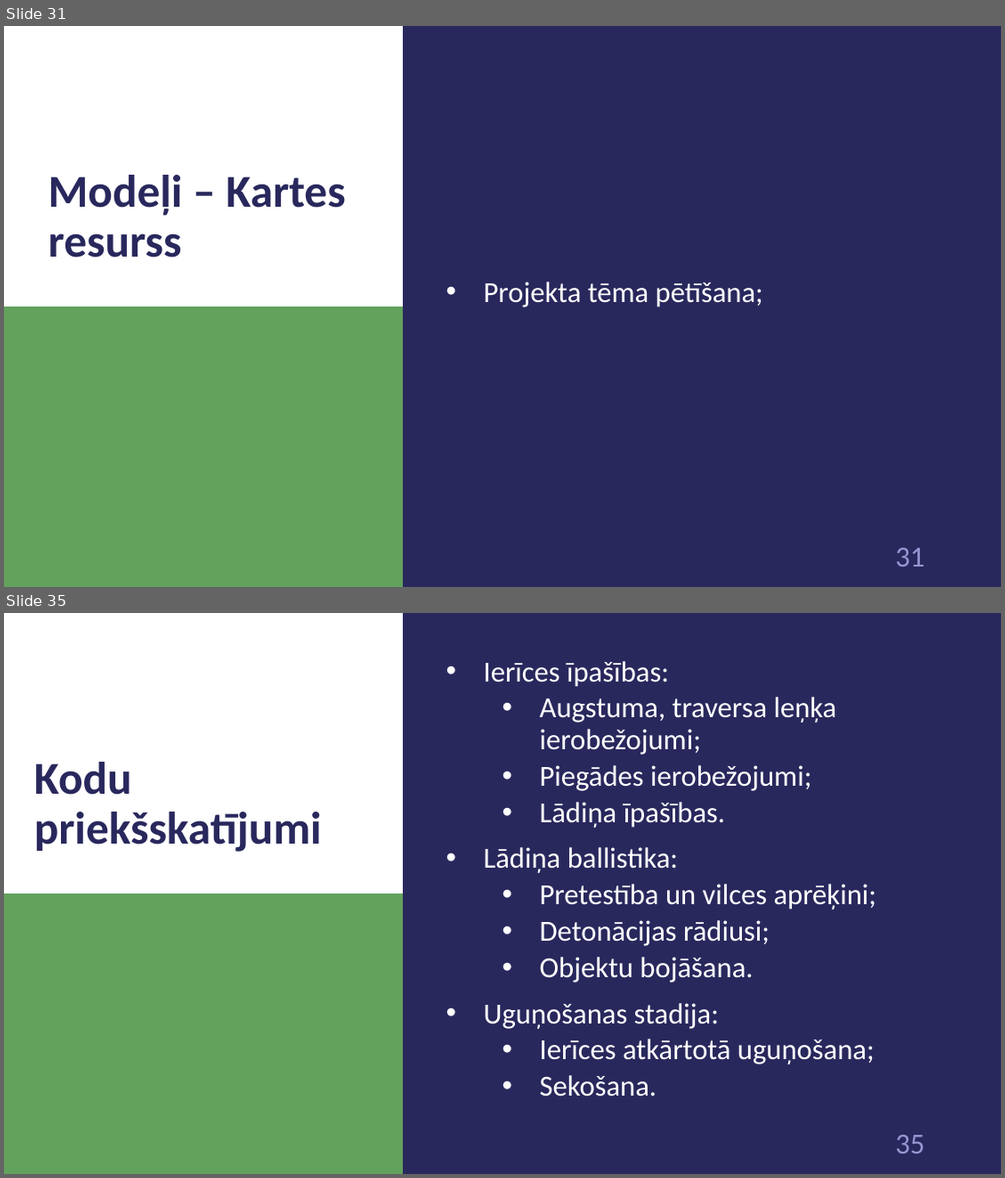
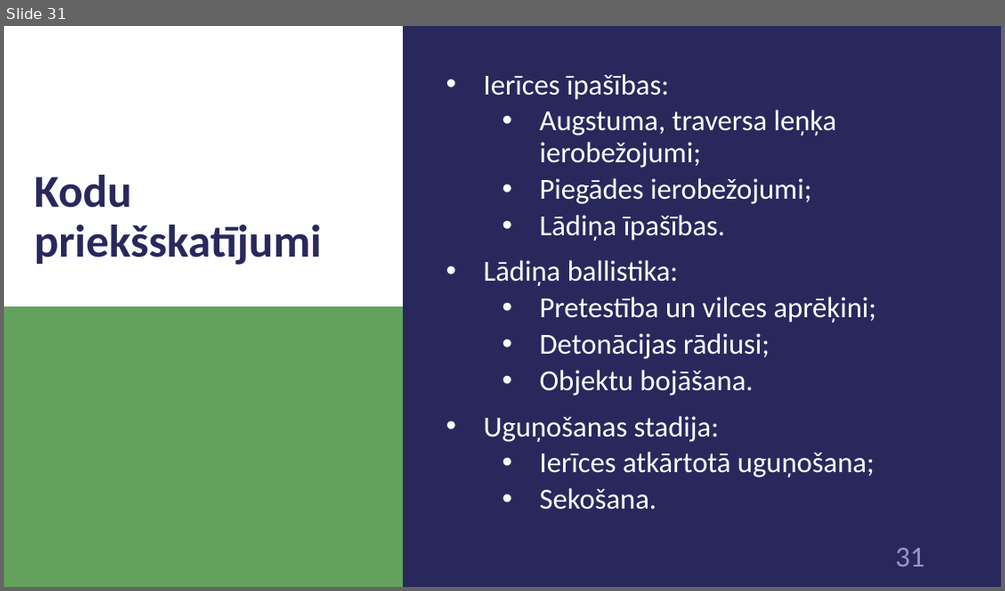
Before and after one commit to 1ivyatan/drumstalotajs, a slide deck: Documentation/Prezentācija.pptx. Shown one above the other, each under a label of ours: slides 31 and 35 before the commit, slide 31 after it; the slides between them are not shown. The pictures are 1005x1178 and 1005x591 pixels, drawn with LibreOffice and Linux fonts; fonts in the diff are those of the drawing. Boxes give left, top, right and bottom in pixels: in the first picture for what was removed or moved away, otherwise in the second. Text is boxed around its words. In the diff, an @@ line names an element or a change of style, - is before the commit and + after.

```diff
--- a/Documentation/Prezentācija.pptx
+++ b/Documentation/Prezentācija.pptx
@@ slide 31 removed at (x1=4, y1=26, x2=1001, y2=587), background #29285D; not listed: 3 template elements that a slide beside it also shows @@
@@ title removed at (x1=48, y1=175, x2=345, y2=257) @@
-Modeļi – Kartes resurss
@@ text removed at (x1=484, y1=281, x2=763, y2=307) @@
-• Projekta tēma pētīšana;
@@ what was slide 35 is now slide 31 @@
@@ page number at (x1=895, y1=548, x2=924, y2=566): text changed @@
-35
+31
```
Also in this commit, not shown: 12 slides changed, 1 slide added, 4 other slides removed.
